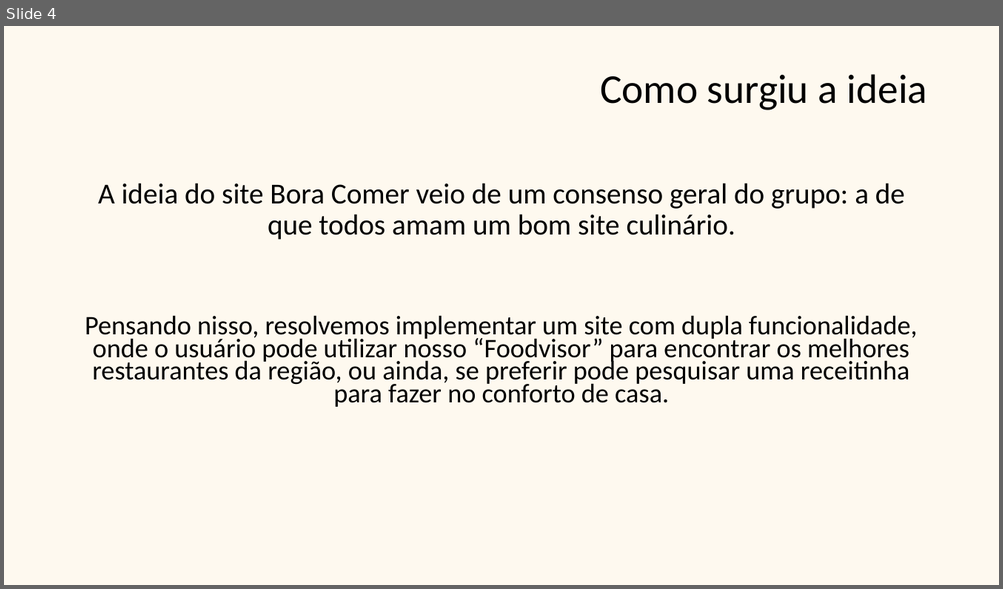
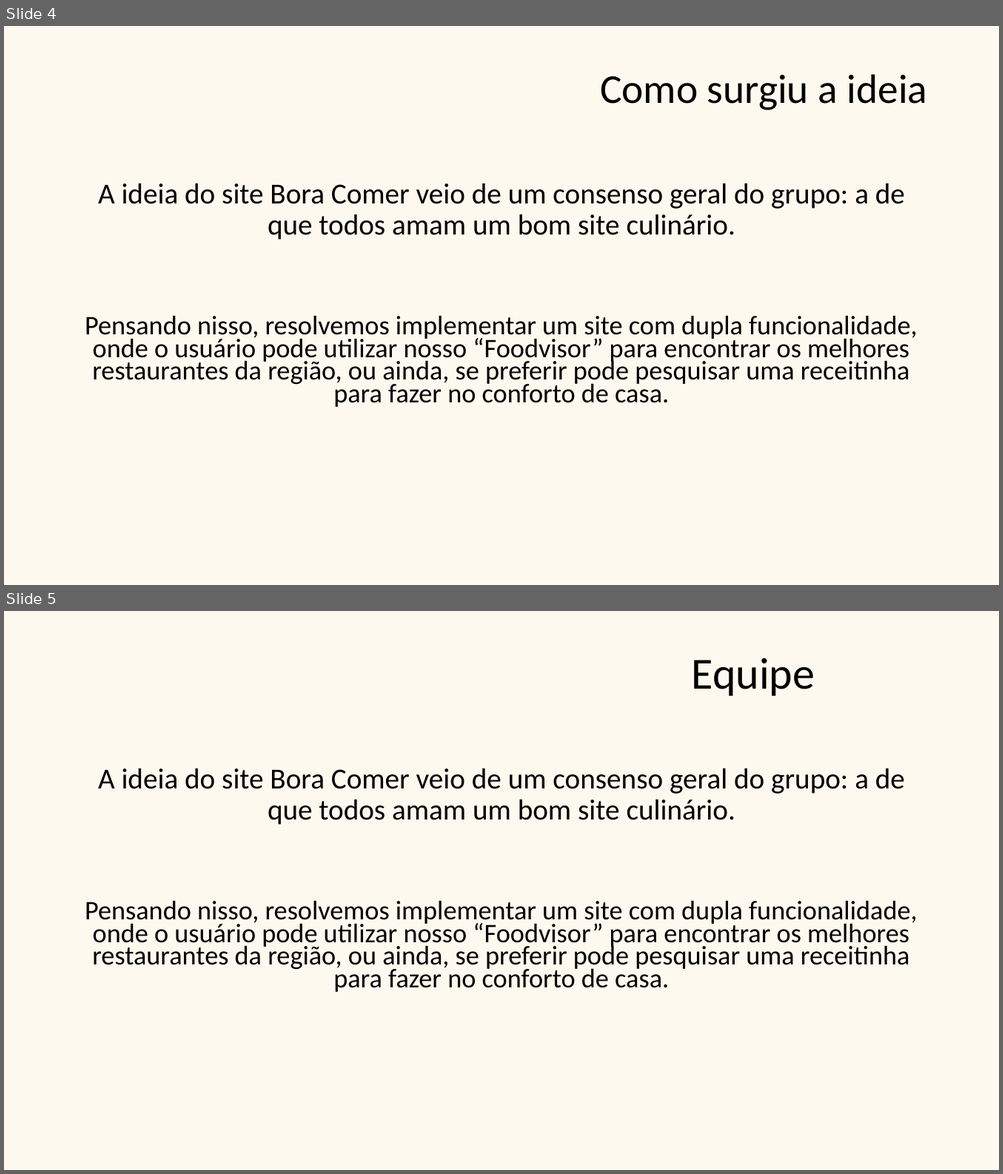
Before and after one commit to viniciusdmorais/Projeto-Integrador, a slide deck: assets/slide_apresentação/Apresentação Slides - Bora Comer.pptx. Shown one above the other, each under a label of ours: slide 4 before the commit, slides 4 and 5 after it. The pictures are 1003x589 and 1003x1174 pixels, drawn with LibreOffice and Linux fonts; fonts in the diff are those of the drawing; background and template pictures are left out. Boxes give left, top, right and bottom in pixels: in the first picture for what was removed or moved away, otherwise in the second. Text is boxed around its words. In the diff, an @@ line names an element or a change of style, - is before the commit and + after.

Commit message:
ajustando restaurantes

```diff
--- a/assets/slide_apresentação/Apresentação Slides - Bora Comer.pptx
+++ b/assets/slide_apresentação/Apresentação Slides - Bora Comer.pptx
@@ slide 5 added at (4,611,999,1170), background picture (left out) @@
@@ text added at (691,658,814,696), 42.9 pt, text #000000 @@
+Equipe
@@ text added at (98,768,905,825), 28 pt, text #000000 @@
+A ideia do site Bora Comer veio de um consenso geral do grupo: a de que todos amam um bom site culinário.
@@ text added at (85,900,916,992), 25.9 pt, text #000000 @@
+Pensando nisso, resolvemos implementar um site com dupla funcionalidade, onde o usuário pode utilizar nosso “Foodvisor” para encontrar os melhores restaurantes da região, ou ainda, se preferir pode pesquisar uma receitinha para fazer no conforto de casa.
```
Also in this commit, not shown: 3 slides removed, 1 other file.
